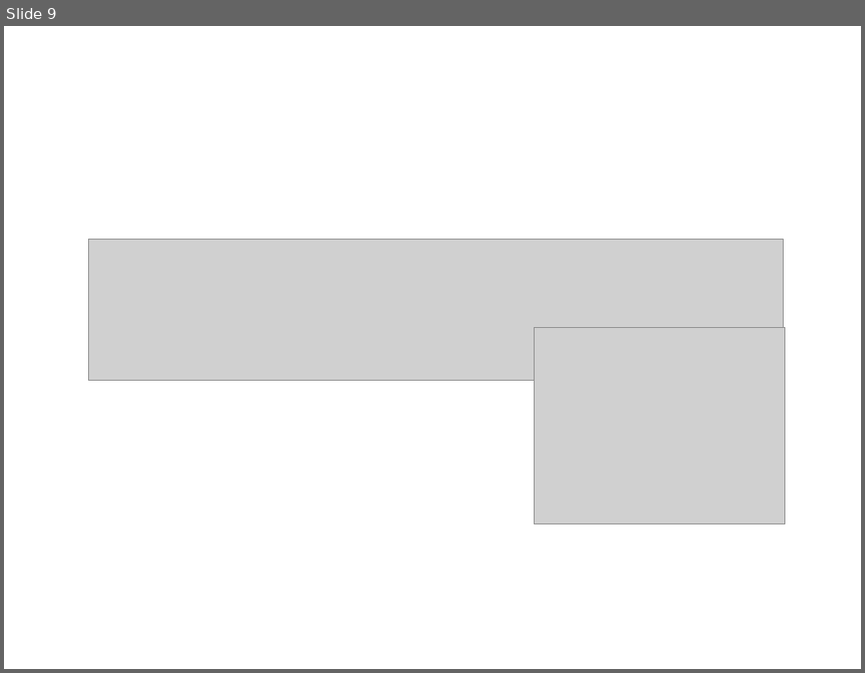
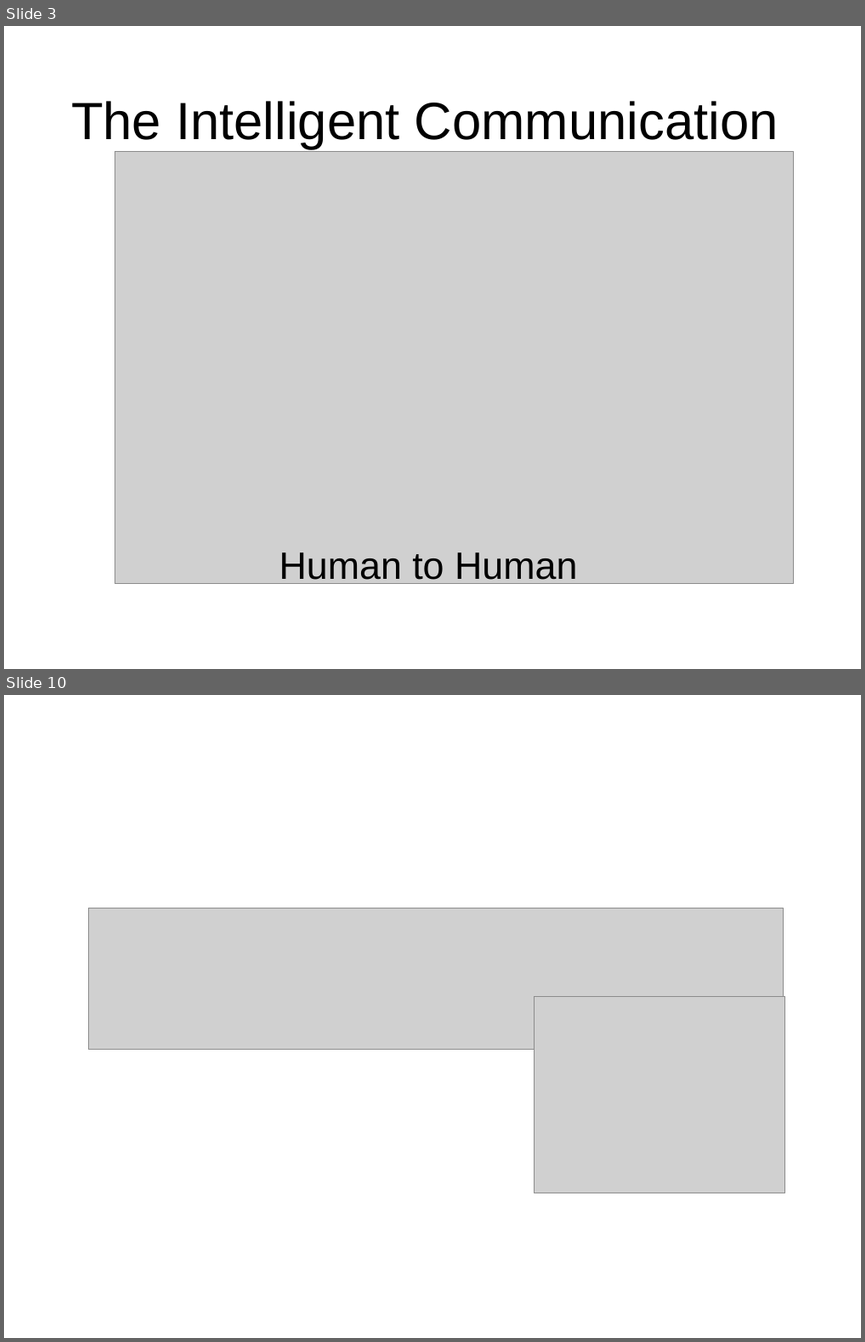
Before and after one commit to jacky851209/shopping_project, a slide deck: Shopping.ppt. Shown one above the other, each under a label of ours: slide 9 before the commit, slides 3 and 10 after it; the slides between them are not shown. The pictures are 865x673 and 865x1342 pixels, drawn with LibreOffice and Linux fonts; fonts in the diff are those of the drawing; grey boxes stand for pictures. Boxes give left, top, right and bottom in pixels: in the first picture for what was removed or moved away, otherwise in the second. Text is boxed around its words. In the diff, an @@ line names an element or a change of style, - is before the commit and + after.

Commit message:
新增 The Intelligent Communication

```diff
--- a/Shopping.ppt
+++ b/Shopping.ppt
@@ slide 3 added at [4,26,861,669], background #FFFFFF @@
@@ title added at [71,101,778,149], 44 pt, text #000000 @@
+The Intelligent Communication
@@ picture added at [115,152,793,583] @@
@@ text added at [279,552,577,586], 32 pt, text #000000 @@
+Human to Human
@@ what was slide 9 is now slide 10 @@
```
Also in this commit, not shown: 1 slide changed, 1 other slide added, 1 slide removed.
